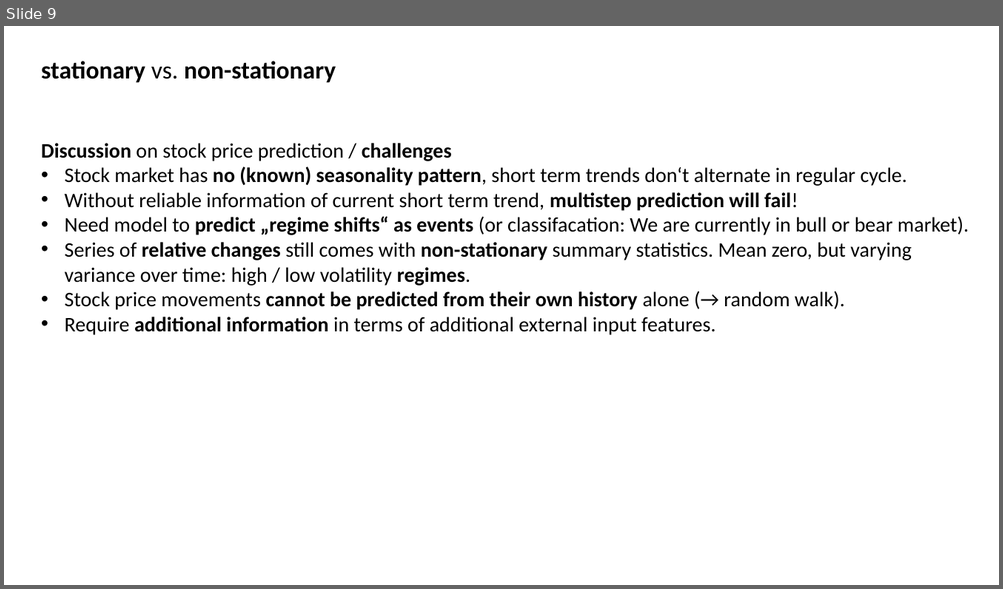
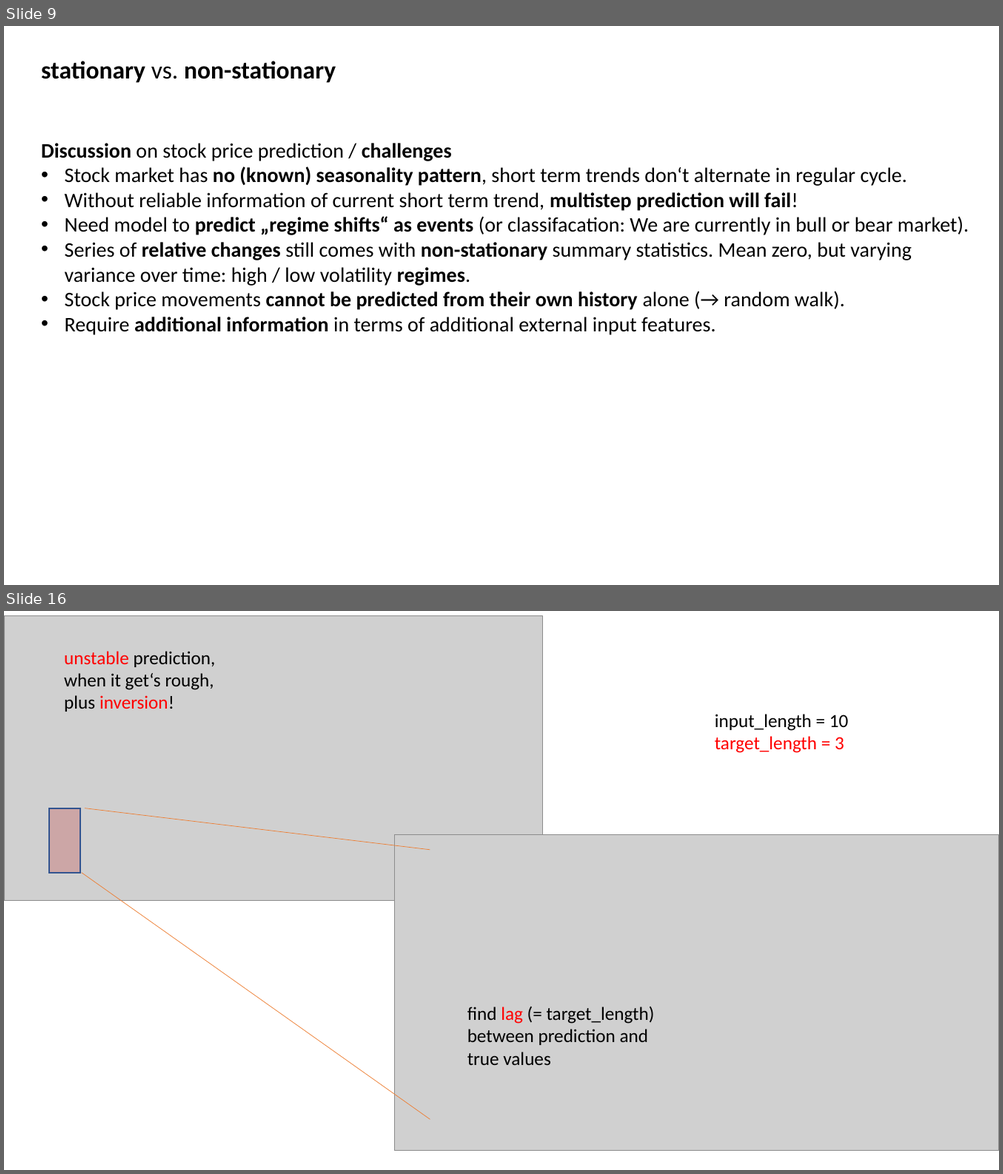
Before and after one commit to MarcoLandtHayen/EchoStateNetworks, a slide deck: ESN_wrapUP_decomposition_and_DeepESNs.pptx. Shown one above the other, each under a label of ours: slide 9 before the commit, slides 9 and 16 after it; the slides between them are not shown. The pictures are 1003x589 and 1003x1174 pixels, drawn with LibreOffice and Linux fonts; fonts in the diff are those of the drawing; grey boxes stand for pictures. Boxes give left, top, right and bottom in pixels: in the first picture for what was removed or moved away, otherwise in the second. Text is boxed around its words. In the diff, an @@ line names an element or a change of style, - is before the commit and + after.

```diff
--- a/ESN_wrapUP_decomposition_and_DeepESNs.pptx
+++ b/ESN_wrapUP_decomposition_and_DeepESNs.pptx
@@ slide 16 added at (4,611,999,1170), background #FFFFFF @@
@@ picture added at (4,616,542,901) @@
@@ text added at (64,651,216,712), 18 pt, text #000000 @@
+unstable prediction, when it get‘s rough, plus inversion!
@@ text added at (714,714,848,753), 18 pt, text #000000 @@
+input_length = 10
+target_length = 3
@@ rectangle added at (50,809,81,873), fill #C00000 at 20% opacity, outline #325491 1.5 pt @@
@@ line added from (85, 809) to (430, 850), #ED7D31 0.5 pt @@
@@ picture added at (394,834,999,1151) @@
@@ line added from (82, 873) to (430, 1120), #ED7D31 0.5 pt @@
@@ text added at (467,1007,654,1065), 18 pt, text #000000 @@
+find lag (= target_length) between prediction and true values
```
Also in this commit, not shown: 12 other slides added, 2 other files.
